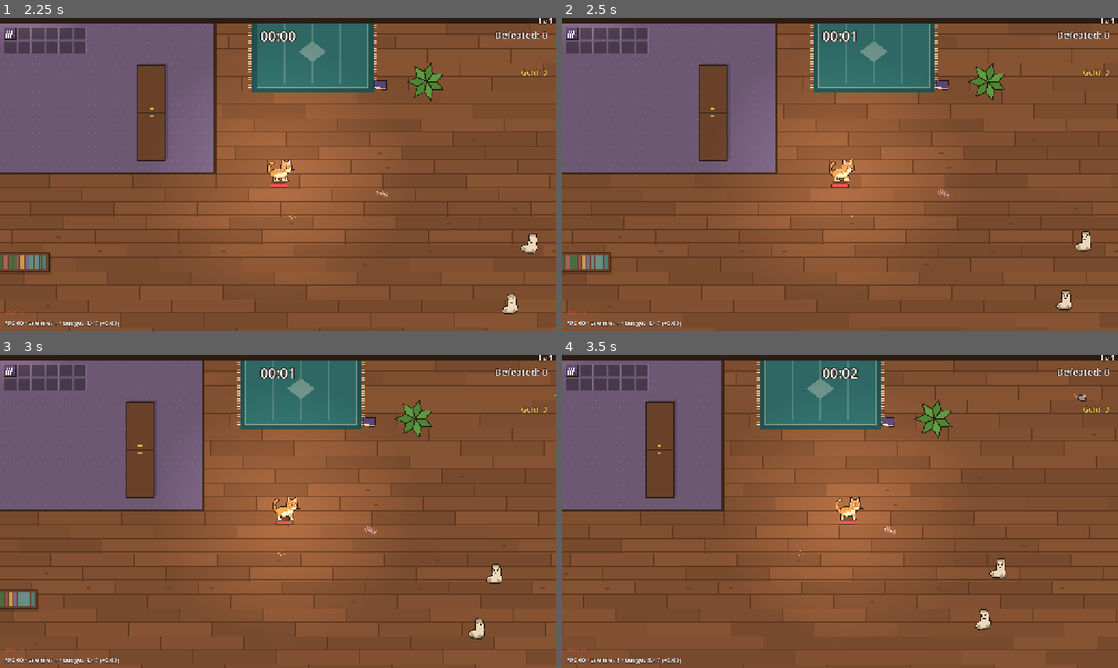
Above: before the commit, frames 1-4 (two rows, left to right).
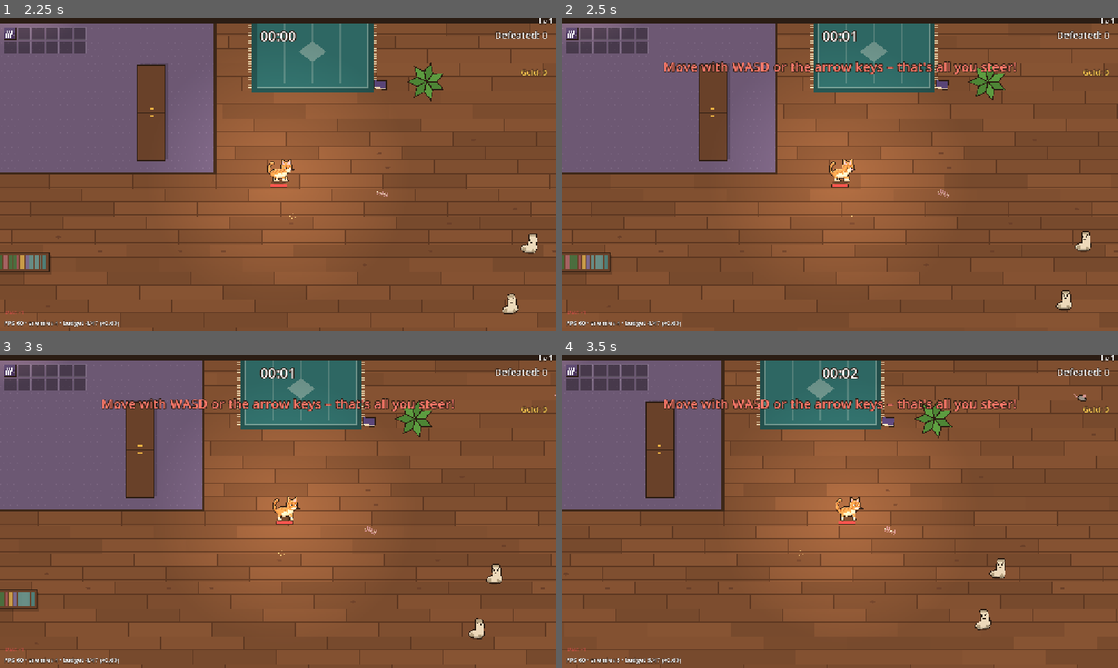
Above: after the commit, the same moments.

Repository: johnniccon01/cat-survivors
Game: Godot game, scene res://scenes/main_menu.tscn
The game is run twice, just before and just after one commit, with the same random seed, the same clock (stepped at 60 frames per second) and the same inputs.
Inputs (mouse positions are in pixels of both pictures, inside the frame that each line leads up to):
- Up to frame 1 (2.25 s): click "Play" at 0.5 s; tap Enter (ui_accept) at 1.25 s; move the mouse to (400, 158) at 1.27 s; hold D (move_right) 1.28-2 s; hold C (charms) 1.28-2 s; click (400, 158) at 1.42 s; tap U (shop) at 1.52, 1.82 s; drag from (166, 190) to (250, 237) at 2.02 s
- Up to frame 2 (2.5 s): no input
- Up to frame 3 (3 s): move the mouse to (333, 442) at 2.77 s; hold D (move_right) from 2.78 s (still down); hold C (charms) from 2.78 s (still down)
- Up to frame 4 (3.5 s): keep holding D (move_right); keep holding C (charms)

Frame 1 is identical in both runs. In frame 2, 1.3% of the frame differs, in the area x 18-82%, y 13-18%; in frame 3, 1.3%; in frame 4, 1.3%.

Commit message:
First-night tips for new players
A brand-new profile gets short tips during its first night, each shown once
when it becomes useful: moving, weapons firing on their own, kibble and
levels, quests and the arrow, cat flaps, pausing and champions.

Co-Authored-By: Claude Opus 5.5 <noreply@anthropic.com>

Diff:
--- a/locale/translations.csv
+++ b/locale/translations.csv
@@ -712,3 +712,11 @@
 QB_DARING_1,Win a night with a challenge on.,Vyhrať noc so zapnutou výzvou.
 QB_DARING_2,Win with each of the 5 challenges.,Vyhrať s každou z 5 výziev.
 QB_DARING_3,Win a night with 3 challenges at once.,Vyhrať noc s 3 výzvami naraz.
+TIP_MOVE,Move with WASD or the arrow keys – that's all you steer!,Hýb sa klávesmi WASD alebo šípkami – nič iné neovládaš!
+TIP_WEAPONS,Your weapons fire on their own. Keep moving and stay out of reach!,Zbrane strieľajú samé. Hýb sa a nenechaj sa chytiť!
+TIP_XP,Pick up the blue kibble to gain levels.,"Zbieraj modré granulky, aby si získaval levely."
+TIP_LEVELS,Each level lets you pick a new weapon or upgrade (1 / 2 / 3 or Enter).,Každý level si vyberieš novú zbraň alebo vylepšenie (1 / 2 / 3 alebo Enter).
+TIP_QUEST,A quest! Follow the golden arrow at the edge of the screen.,Quest! Choď za zlatou šípkou na okraji obrazovky.
+TIP_FLAP,A cat flap is open: stand in it to escape and keep your gold and charms.,Otvorili sa dvierka: postav sa do nich a utečieš so zlatom aj príveskami.
+TIP_PAUSE,Esc pauses the game. Survive until morning to win the night!,Esc pozastaví hru. Prežij do rána a vyhráš noc!
+TIP_CHAMPION,"Glowing enemies are champions: tougher, but worth much more.","Žiariaci nepriatelia sú šampióni: odolnejší, ale oplatí sa ich poraziť."
--- a/scripts/main.gd
+++ b/scripts/main.gd
@@ -24,6 +24,7 @@
 ##   --page             the map's diary page appears after 5 s
 ##   --champions        half of all regular enemies come as champions
 ##   --golden           the golden mouse shows up after 2 s
+##   --tutorial         the bot gets the first-night tips (fresh profile)
 ##   --endless          the bot carries on into the endless night after a win
 ##   --endless-now      start straight in the endless night (tests)
 ##   --drop-charm       drop a random charm next to the cat at the start
@@ -129,6 +130,9 @@
 var _last_end := ""
 var _champion_seen := false
 var _challenge_shown := false
+## First night ever: short tips appear as things happen (see _tutorial).
+var _tutorial := false
+var _tips_shown: Dictionary = {}
 
 @onready var player: Player = $Player
 @onready var enemies: EnemyManager = $Enemies
@@ -167,6 +171,8 @@
 			Profile.add_stat("quests")
 			_maybe_drop_charm(player.position + Vector2(16, 16), CHARM_CHANCE_QUEST)
 			_open_extraction())
+	# Only for brand-new players (no night played yet).
+	_tutorial = Profile.get_stat("runs") == 0 and not Profile.has_flag("tutorial_done") and (not _bot or "--tutorial" in _args)
 	if "--golden" in _args:
 		_golden_t = 2.0
 	if "--endless-now" in _args:
@@ -579,6 +585,8 @@
 	var mult := Profile.streak_multiplier()
 	var lines: Array[String] = []
 	Profile.add_stat("runs")
+	if _tutorial:
+		Profile.set_flag("tutorial_done")
 	Profile.set_stat_max("best_minutes", floori(spawner.elapsed / 60.0))
 	Profile.set_stat_max("best_minutes:" + spawner.stage_id, floori(spawner.elapsed / 60.0))
 	Profile.set_stat_max("best_level", player.level)
@@ -689,6 +697,8 @@
 	if not Profile.challenges.is_empty() and spawner.elapsed < 1.0 and not _challenge_shown:
 		_challenge_shown = true
 		hud.show_banner(tr("CHALLENGES_ON") % [", ".join(Profile.challenges.map(func(c: String) -> String: return tr("CHALLENGE_%s_NAME" % c))), Profile.challenge_gold()], 4.0)
+	if _tutorial:
+		_tutorial_tips()
 	if not _champion_seen and int(Engine.get_process_frames()) % 30 == 0:
 		for e in enemies.enemies:
 			if e.champion != "":
@@ -714,6 +724,42 @@
 		_page_item = pickups.spawn_page(player.position + Vector2.from_angle(randf() * TAU) * randf_range(480.0, 640.0))
 		hud.show_banner(tr("PAGE_APPEARED"), 4.0)
 		Audio.play("quest", -2.0, 0.0)
+
+
+## Tips for the very first night, each shown once when it becomes useful.
+func _tutorial_tips() -> void:
+	if get_tree().paused or _run_over:
+		return
+	var t := spawner.elapsed
+	if t > 1.0:
+		_tip("MOVE")
+	if t > 7.0:
+		_tip("WEAPONS")
+	if t > 14.0 and pickups.items.size() > 0:
+		_tip("XP")
+	if player.level >= 2 and t > 20.0:
+		_tip("LEVELS")
+	if quests.active != null:
+		_tip("QUEST")
+	if extraction != null:
+		_tip("FLAP")
+	if t > 60.0:
+		_tip("PAUSE")
+	if _champion_seen:
+		_tip("CHAMPION")
+
+
+func _tip(id: String) -> void:
+	if _tips_shown.has(id):
+		return
+	# One tip at a time: wait until the last one had a few seconds.
+	for shown: float in _tips_shown.values():
+		if Time.get_ticks_msec() / 1000.0 - shown < 5.0:
+			return
+	_tips_shown[id] = Time.get_ticks_msec() / 1000.0
+	hud.show_banner(tr("TIP_%s" % id), 5.0)
+	if _bot:
+		print("BOT: tip ", id)
 
 
 func _on_champion_killed(affix: String, pos: Vector2) -> void:
Binary file changed: locale/translations.en.translation
Binary file changed: locale/translations.sk.translation
Not shown, changed: PLAN.md
Not shown, changed: tools/run_checks.sh
